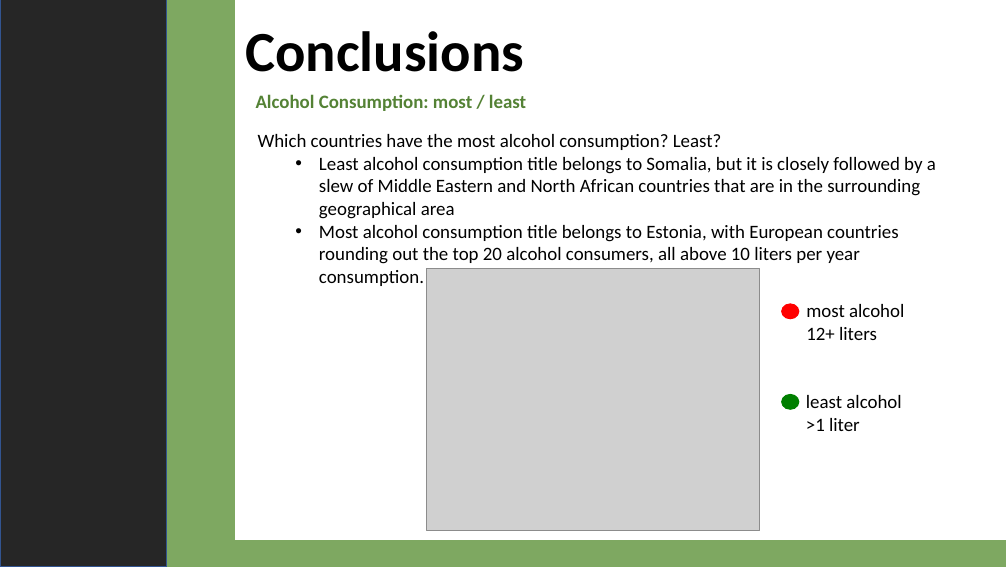
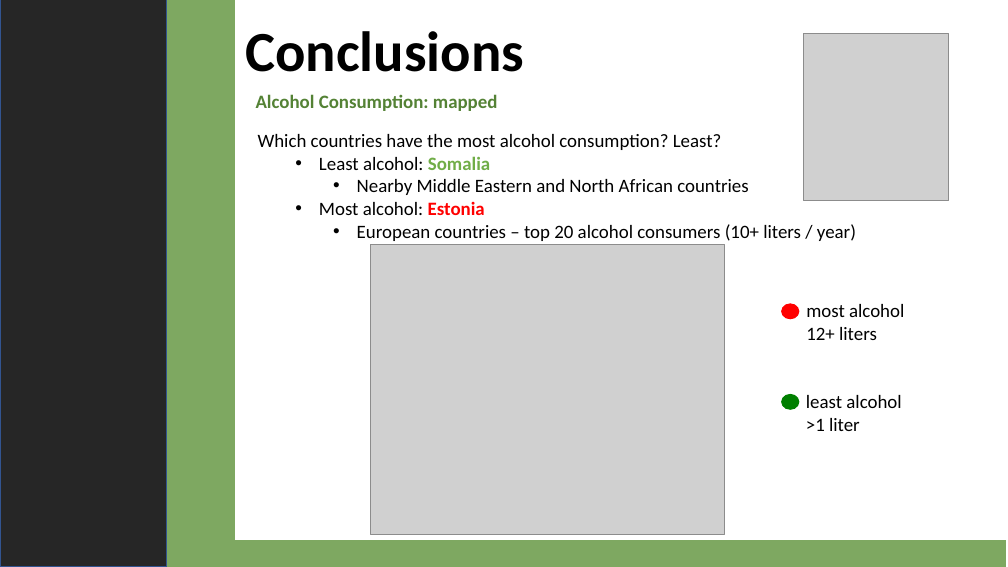
Before and after one commit to 4d4m43/DrinkAndBeHapPY, a slide deck: slide 15 of For Submittal/DrinkandBeHappyFinal.pptx (slide 11 before the commit). Drawn at 1008x567 pixels with LibreOffice and Linux fonts; fonts in the diff are those of the drawing; grey boxes stand for pictures. Boxes give left, top, right and bottom in pixels: in the first picture for what was removed or moved away, otherwise in the second. Text is boxed around its words. In the diff, an @@ line names an element or a change of style, - is before the commit and + after.

```diff
--- a/For Submittal/DrinkandBeHappyFinal.pptx
+++ b/For Submittal/DrinkandBeHappyFinal.pptx
@@ picture added at [804,33,950,201] @@
@@ text at [256,94,498,111]: text changed @@
-Alcohol Consumption: most / least
+Alcohol Consumption: mapped
@@ text at [319,156,856,241]: text changed @@
-  • Least alcohol consumption title belongs to Somalia, but it is closely followed by a slew of Middle Eastern and North African countries that are in the surrounding geographical area
-  • Most alcohol consumption title belongs to Estonia, with European countries rounding out the top 20 alcohol consumers, all above 10 liters per year consumption.
+  • Least alcohol: Somalia
+    • Nearby Middle Eastern and North African countries
+  • Most alcohol: Estonia
+    • European countries – top 20 alcohol consumers (10+ liters / year)
@@ picture: place and size @@
-picture at [426,268,760,531]
+picture at [371,244,725,535]
```
Also in this commit, not shown: 8 other slides changed, 5 slides added.
